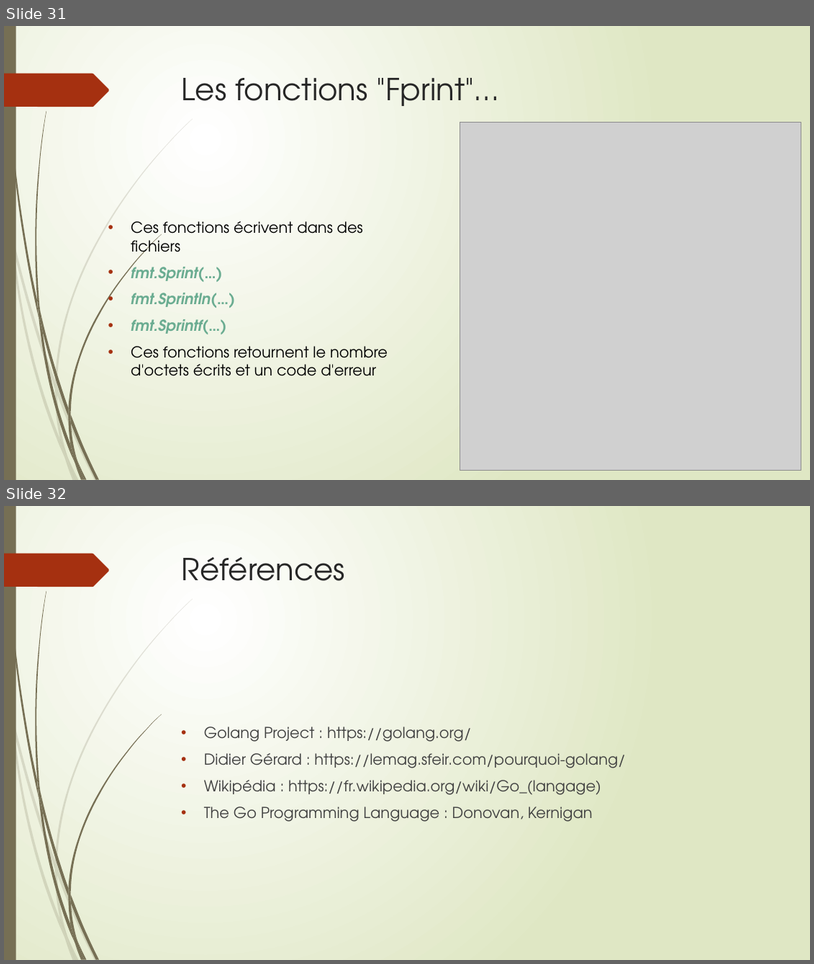
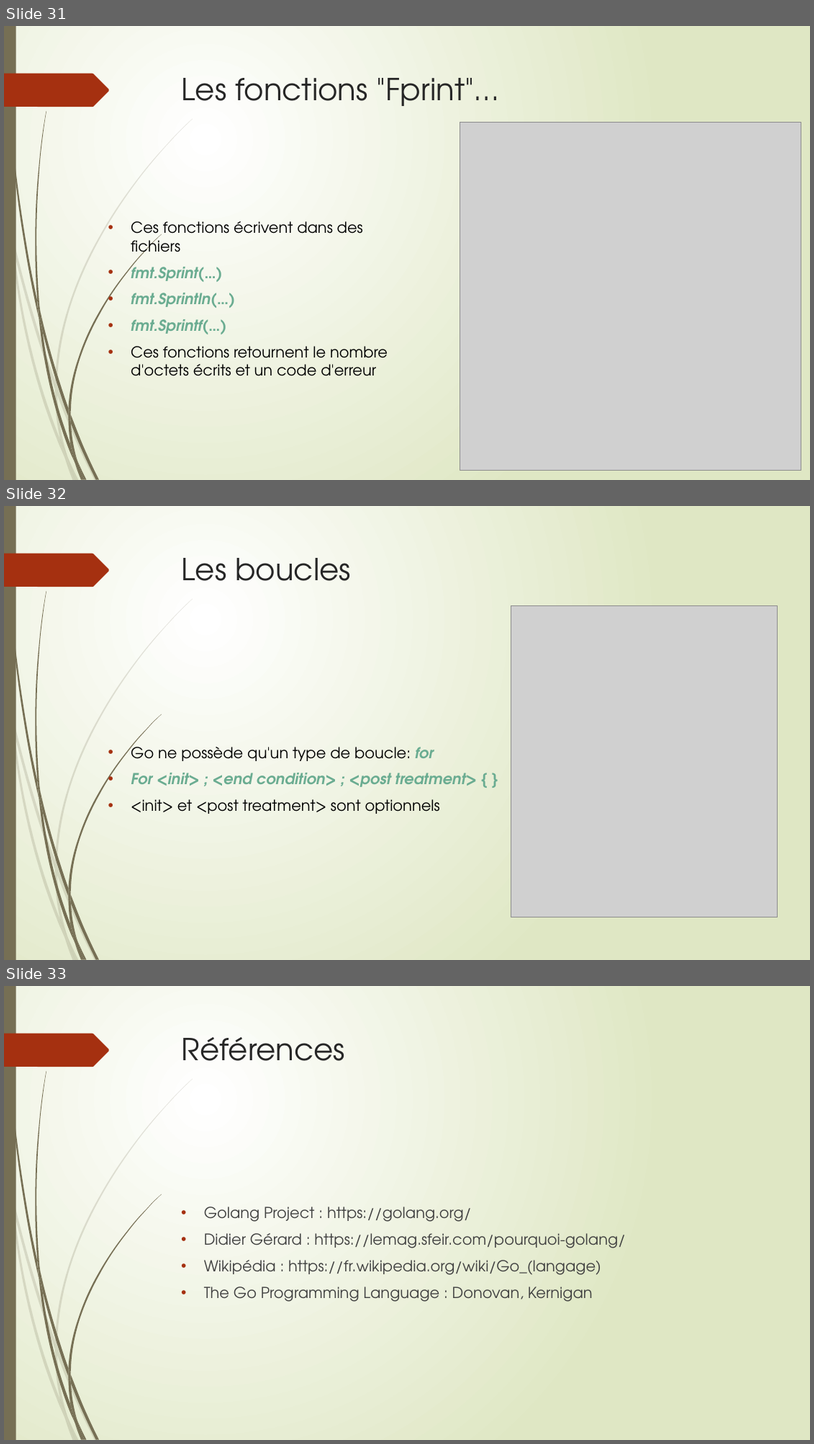
Before and after one commit to thierrydecker/learning-go, a slide deck: documentations/learning-go.pptx. Shown one above the other, each under a label of ours: slides 31 and 32 before the commit, slides 31, 32 and 33 after it. The pictures are 814x964 and 814x1444 pixels, drawn with LibreOffice and Linux fonts; fonts in the diff are those of the drawing; grey boxes stand for pictures. Boxes give left, top, right and bottom in pixels: in the first picture for what was removed or moved away, otherwise in the second. Text is boxed around its words. In the diff, an @@ line names an element or a change of style, - is before the commit and + after.

```diff
--- a/documentations/learning-go.pptx
+++ b/documentations/learning-go.pptx
@@ slide 32 added at (4,506,810,960), background gradient #FFFFFF to #DFE8C4; not listed: 24 template elements that a slide beside it also shows @@
@@ title added at (182,558,351,581), 36 pt, text #262626 @@
+Les boucles
@@ picture added at (512,606,778,917) @@
@@ text added at (131,742,477,813), 18 pt, text #000000 @@
+• Go ne possède qu'un type de boucle: for
+• For <init> ; <end condition> ; <post treatment> { }
+• <init> et <post treatment> sont optionnels
@@ what was slide 32 is now slide 33 @@
```
Also in this commit, not shown: 4 slides changed, 1 other file.
